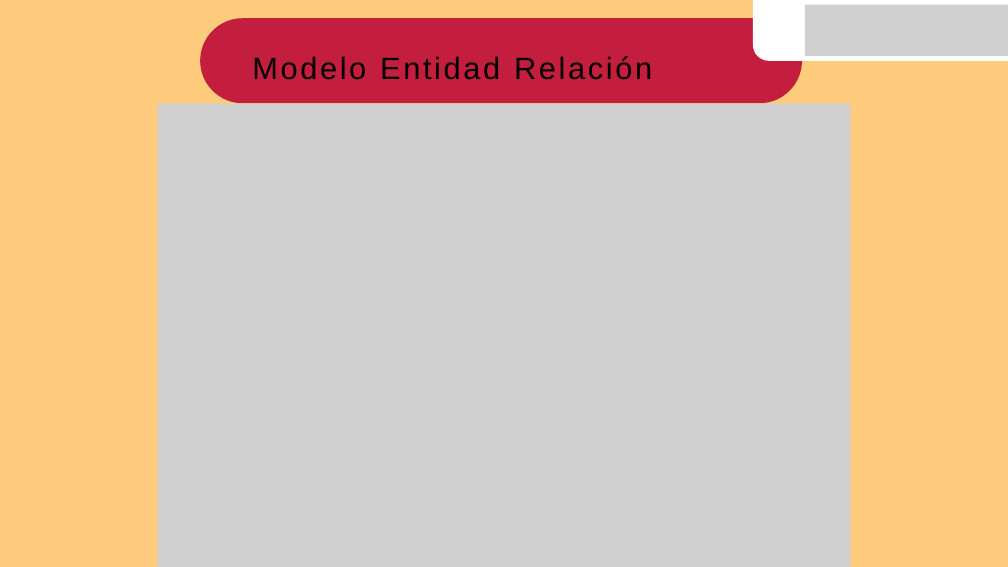
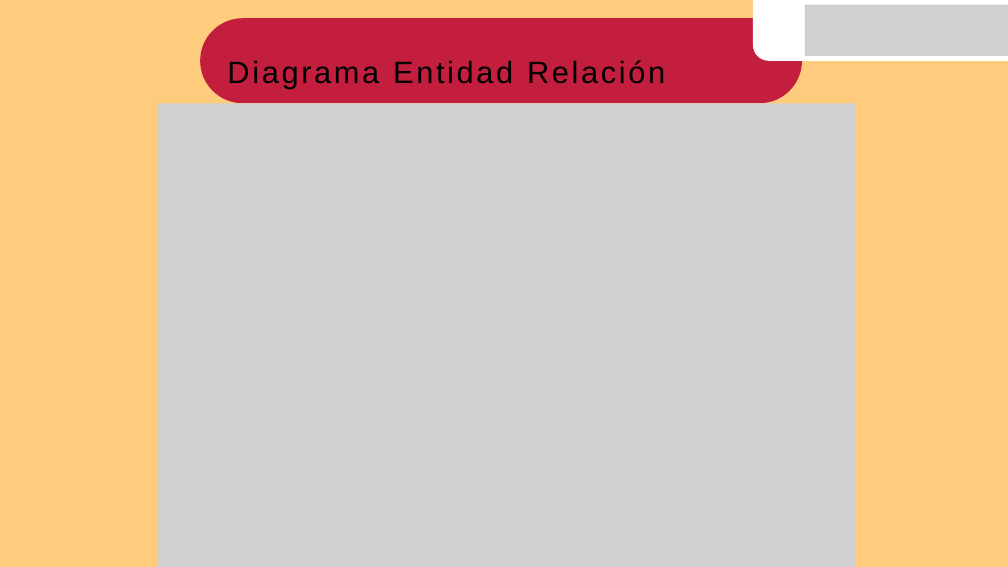
Before and after one commit to crlavin/Capstone_DulceOsadia, a slide deck: slide 12 of Fase 3/Evidencias Grupales/Presentacionfinal.pptx (slide 10 before the commit). Drawn at 1008x567 pixels with LibreOffice and Linux fonts; fonts in the diff are those of the drawing; grey boxes stand for pictures; background and template pictures are left out. Boxes give left, top, right and bottom in pixels: in the first picture for what was removed or moved away, otherwise in the second. Text is boxed around its words. In the diff, an @@ line names an element or a change of style, - is before the commit and + after.

```diff
--- a/Fase 3/Evidencias Grupales/Presentacionfinal.pptx
+++ b/Fase 3/Evidencias Grupales/Presentacionfinal.pptx
@@ text at (x1=227, y1=60, x2=665, y2=89): text changed @@
-Modelo Entidad Relación
+Diagrama Entidad Relación
@@ picture resized from (x1=158, y1=103, x2=850, y2=567) to (x1=157, y1=103, x2=855, y2=567) @@
```
Also in this commit, not shown: 3 other slides changed, 2 slides added, 5 other files.
